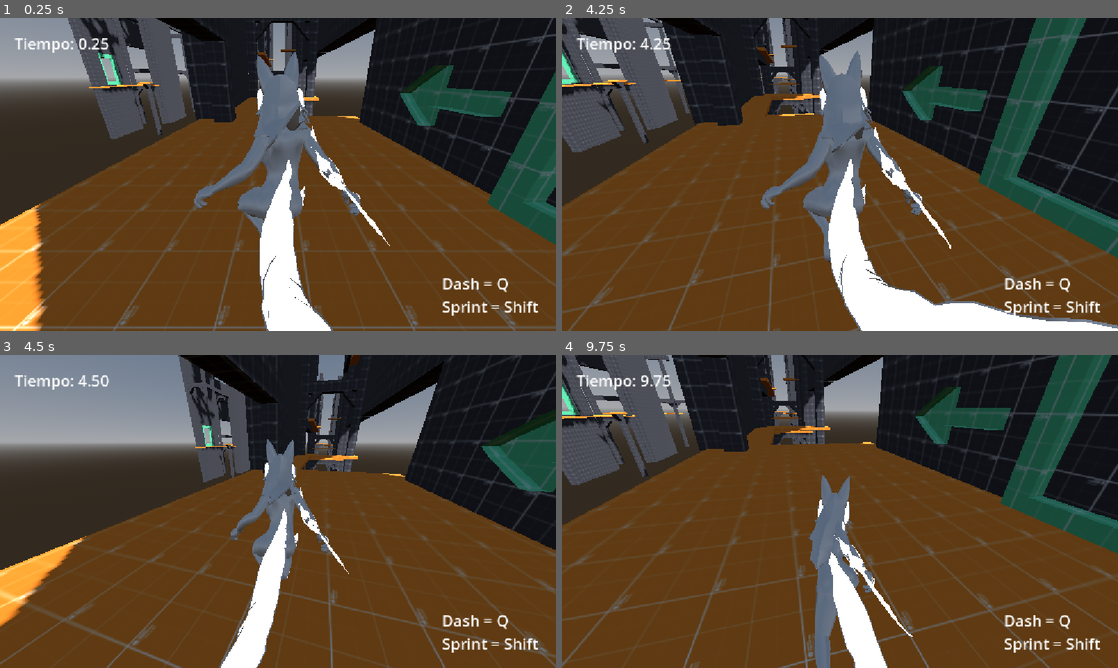
Above: before the commit, frames 1-4 (two rows, left to right).
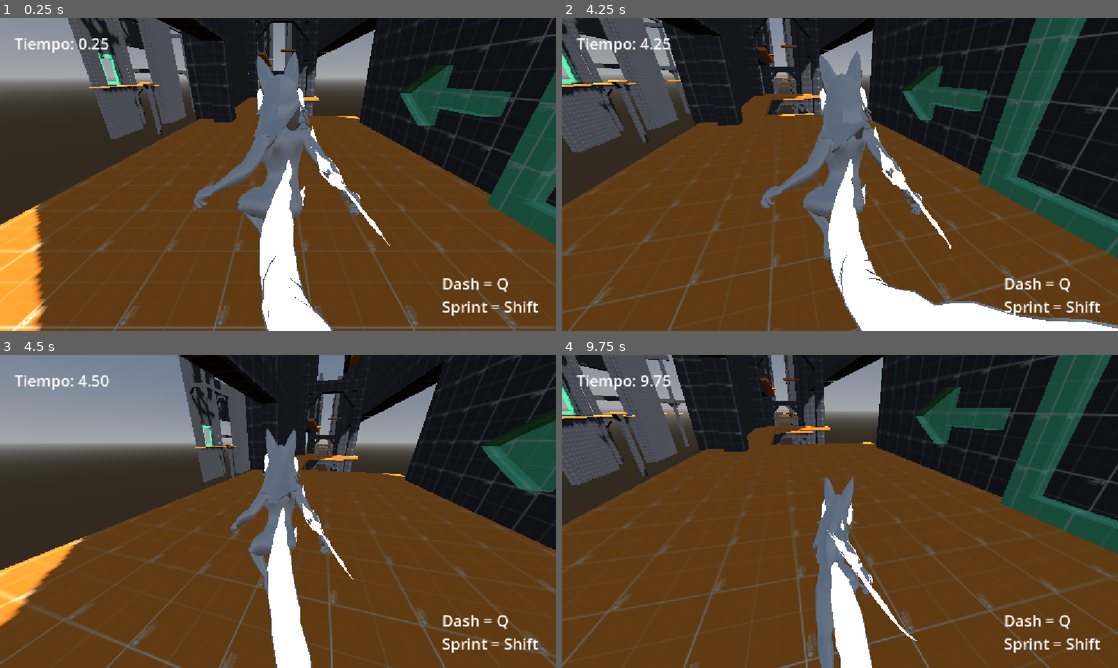
Above: after the commit, the same moments.

Repository: MauroMelender/ProtoProyectGensaku
Game: Godot game, scene res://scenes/levels/lv_collums.tscn
Two runs of this game, one before a commit and one after it. Both use one fixed random seed, a clock stepped at 60 frames per second and the inputs below.
Inputs (mouse positions are in pixels of both pictures, inside the frame that each line leads up to):
- Up to frame 1 (0.25 s): no input
- Up to frame 2 (4.25 s): tap Enter (ui_accept) at 0.5 s; move the mouse to (867, 174) at 0.52 s; hold Shift (correr) 0.53-1.28 s; hold W (mover_adelante) from 0.53 s (still down); tap Space (saltar) at 0.77, 1.52, 3.02, 3.77 s; move the mouse to (812, 174) at 1.27 s; tap Q (dash) at 1.35, 2.85 s; move the mouse to (851, 168) at 2.02 s; hold Shift (correr) 2.03-2.78 s; move the mouse to (834, 180) at 2.77 s; move the mouse to (878, 177) at 3.52 s; hold Shift (correr) from 3.53 s (still down)
- Up to frame 3 (4.5 s): keep holding W (mover_adelante); move the mouse to (233, 508) at 4.27 s; release Shift (correr) at 4.28 s; tap Q (dash) at 4.35 s
- Up to frame 4 (9.75 s): tap Space (saltar) at 4.52, 6.02, 6.77, 7.52, 9.02 s; move the mouse to (845, 511) at 5.02 s; hold Shift (correr) 5.03-5.78 s; move the mouse to (817, 505) at 5.77 s; release W (mover_adelante) at 5.78 s; hold D (mover_derecha) 5.78-6.53 s; tap Q (dash) at 5.85, 7.35, 8.85 s; move the mouse to (867, 511) at 6.52 s; hold Shift (correr) 6.53-7.28 s; hold W (mover_adelante) 6.53-8.78 s; move the mouse to (812, 511) at 7.27 s; move the mouse to (851, 505) at 8.02 s; hold Shift (correr) 8.03-8.78 s; move the mouse to (834, 517) at 8.77 s; hold A (mover_izquierda) 8.78-9.53 s; move the mouse to (878, 514) at 9.52 s; hold W (mover_adelante) from 9.53 s (still down); hold Shift (correr) from 9.53 s (still down)

Frames 1-2 are identical in both runs. In frame 3, 4.3% of the frame differs, in the area x 39-64%, y 23-100%; in frame 4, 1.9%.

Commit message:
Correcion minima del codigo de Player

Diff:
--- a/Test Folder 0.1/Player/player.gd
+++ b/Test Folder 0.1/Player/player.gd
@@ -45,7 +45,7 @@
 @export var ANIM_RUN: String = "Anim_Z_RunCycle"
 @export var ANIM_JUMP: String = "Anim_Z_RunJumping"
 @export var ANIM_FALL: String = "Anim_Z_AirborneCycle"
-@export var ANIM_BLEND_TIME: float = 0.2 # Duración del crossfade entre animaciones
+@export var ANIM_BLEND_TIME: float = 0.2 # Duración de la transición entre animaciones
 @export var IDLE_SPEED_THRESHOLD: float = 0.3 # Por debajo de esta velocidad horizontal, se considera Idle
 
 # Estados del jugador
@@ -75,7 +75,7 @@
 	Input.mouse_mode = Input.MOUSE_MODE_CAPTURED # Oculta el mouse en la pantalla
 	spawn_position = global_position
 
-	# Ignora el propio cuerpo del jugador para que los RayCasts no se chocan entre si
+	# Ignora el propio cuerpo del jugador para que los RayCasts no se choquen entre sí
 	ray_pared.add_exception(self)
 	ray_borde.add_exception(self)
 	if ray_izquierda: ray_izquierda.add_exception(self)
@@ -87,7 +87,7 @@
 		var is_orbiting := Input.is_mouse_button_pressed(MOUSE_BUTTON_RIGHT)
 
 		if is_orbiting:
-			# Clic Derecho, gira la cámara libremente en 360° sin girar al personaje
+			# Clic Derecho: gira la cámara libremente en 360° sin girar al personaje
 			if camera_controller:
 				camera_controller.add_orbit_rotation(event.relative * MOUSE_SENSITIVITY)
 		else:
@@ -140,26 +140,34 @@
 			velocity.y = JUMP_VELOCITY
 			jump_count += 1
 
-	# Lee las teclas WASD para moverse
+	# Lee las teclas WASD/Personalizadas para moverse
 	var input_dir := Input.get_vector("mover_izquierda", "mover_derecha", "mover_adelante", "mover_atras")
 	var direction := (transform.basis * Vector3(input_dir.x, 0, input_dir.y)).normalized()
 
-	# Sprint: corre en vez de caminar si se mantiene presionado, solo tiene efecto en el piso
+	# Sprint: corre en vez de caminar si se mantiene presionado (solo en el piso)
 	var is_sprinting := is_on_floor() and Input.is_action_pressed("correr")
 	var target_speed: float = RUN_SPEED if is_sprinting else SPEED
 
 	var current_h_vel := Vector3(velocity.x, 0, velocity.z)
 	var speed_len := current_h_vel.length()
 
-	# Manejo de inercia
-	if speed_len > target_speed:
-		if is_on_floor():
-			# Si está tocando el suelo, frena ese exceso de velocidad poco a poco
+	# --- GESTIÓN DE INERCIA Y VELOCIDAD ---
+	if is_on_floor():
+		if speed_len > target_speed:
+			# Si viene con más velocidad que la máxima (por un Dash), la frena progresivamente en el suelo
 			var target_h_vel = current_h_vel.normalized() * target_speed
 			velocity.x = move_toward(velocity.x, target_h_vel.x, MOMENTUM_DECAY * 1.5 * delta)
 			velocity.z = move_toward(velocity.z, target_h_vel.z, MOMENTUM_DECAY * 1.5 * delta)
 		else:
-			# Si está en el aire, permite redireccionar el vuelo sin perder todo el impulso seco
+			if direction != Vector3.ZERO:
+				velocity.x = move_toward(velocity.x, direction.x * target_speed, ACCEL * delta)
+				velocity.z = move_toward(velocity.z, direction.z * target_speed, ACCEL * delta)
+			else:
+				velocity.x = move_toward(velocity.x, 0, FRICTION * delta)
+				velocity.z = move_toward(velocity.z, 0, FRICTION * delta)
+	else:
+		# En el aire: Conserva inercia alta y permite redirigir
+		if speed_len > SPEED:
 			if direction != Vector3.ZERO:
 				var blended_dir = lerp(current_h_vel.normalized(), direction, AIR_CONTROL * 0.5 * delta).normalized()
 				velocity.x = blended_dir.x * move_toward(speed_len, SPEED, MOMENTUM_DECAY * 0.8 * delta)
@@ -167,15 +175,6 @@
 			else:
 				velocity.x = move_toward(velocity.x, 0, MOMENTUM_DECAY * 0.5 * delta)
 				velocity.z = move_toward(velocity.z, 0, MOMENTUM_DECAY * 0.5 * delta)
-	else:
-		# Movimiento básico cuando va a velocidad normal
-		if is_on_floor():
-			if direction != Vector3.ZERO:
-				velocity.x = move_toward(velocity.x, direction.x * target_speed, ACCEL * delta)
-				velocity.z = move_toward(velocity.z, direction.z * target_speed, ACCEL * delta)
-			else:
-				velocity.x = move_toward(velocity.x, 0, FRICTION * delta)
-				velocity.z = move_toward(velocity.z, 0, FRICTION * delta)
 		else:
 			if direction != Vector3.ZERO:
 				velocity.x = move_toward(velocity.x, direction.x * SPEED, AIR_CONTROL * delta)
@@ -183,9 +182,10 @@
 
 	move_and_slide()
 
+	# Actualiza la animación de locomoción
 	_update_locomotion_animation(is_sprinting)
 
-# Elige y reproduce la animación correspondiente al movimiento actual, con blend suave
+# Elige y reproduce la animación correspondiente al movimiento actual
 func _update_locomotion_animation(is_sprinting: bool) -> void:
 	if not animation_player:
 		return
@@ -204,9 +204,10 @@
 		elif is_sprinting:
 			target_animation = ANIM_RUN
 		else:
-			target_animation = ANIM_RUN ## Era ANIM_WALK, ahora corre siepre.
-
-	if animation_player.current_animation != target_animation:
+			target_animation = ANIM_WALK # Usa la animación de caminar si no presiona Shift
+
+	# Solo cambia la animación si no es la que ya se está reproduciendo
+	if animation_player.has_animation(target_animation) and animation_player.current_animation != target_animation:
 		animation_player.play(target_animation, ANIM_BLEND_TIME)
 
 # Reinicia la posición del personaje si cae
--- a/project.godot
+++ b/project.godot
@@ -12,7 +12,7 @@
 
 config/name="MovGreyboxing"
 run/main_scene="uid://bt7eut7ck4034"
-config/features=PackedStringArray("4.6", "Forward Plus")
+config/features=PackedStringArray("4.7", "Forward Plus")
 
 [autoload]
 
Not shown, changed: assets/models/characters/ziel/Ziel.v6.1.glb.import
